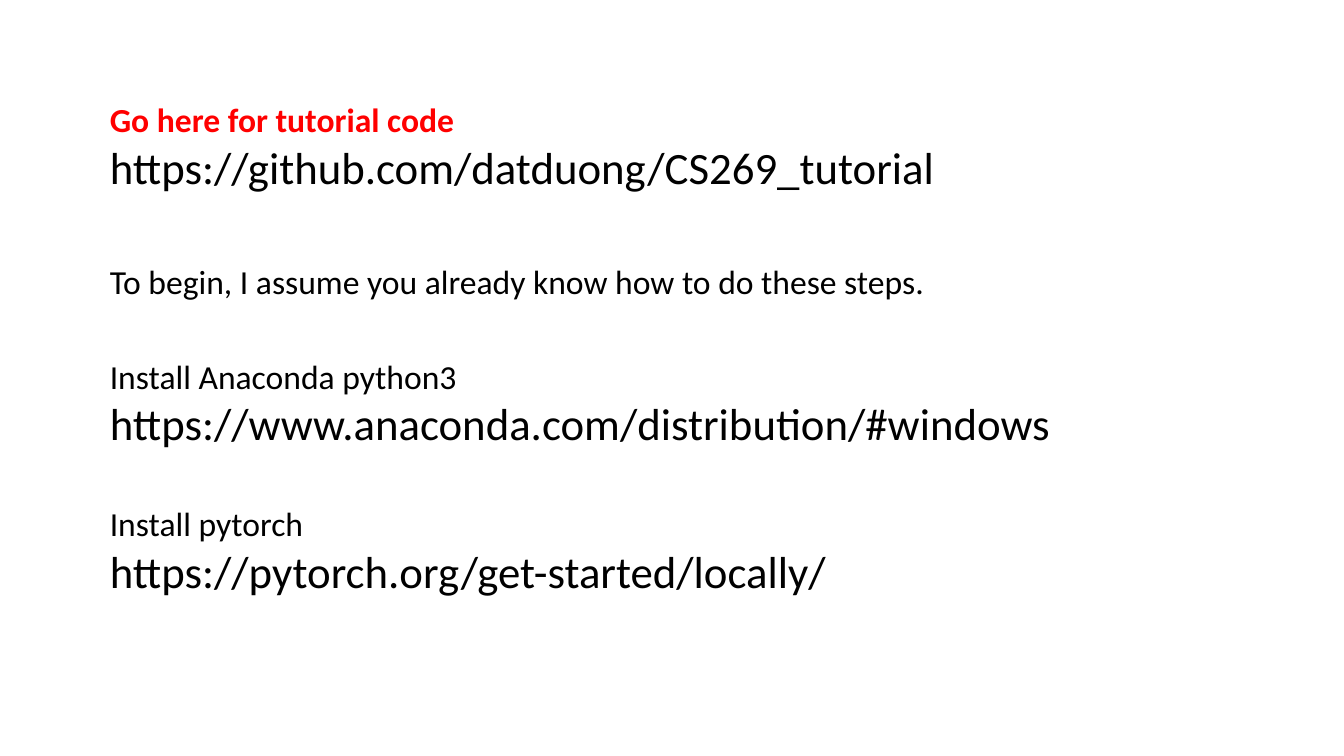
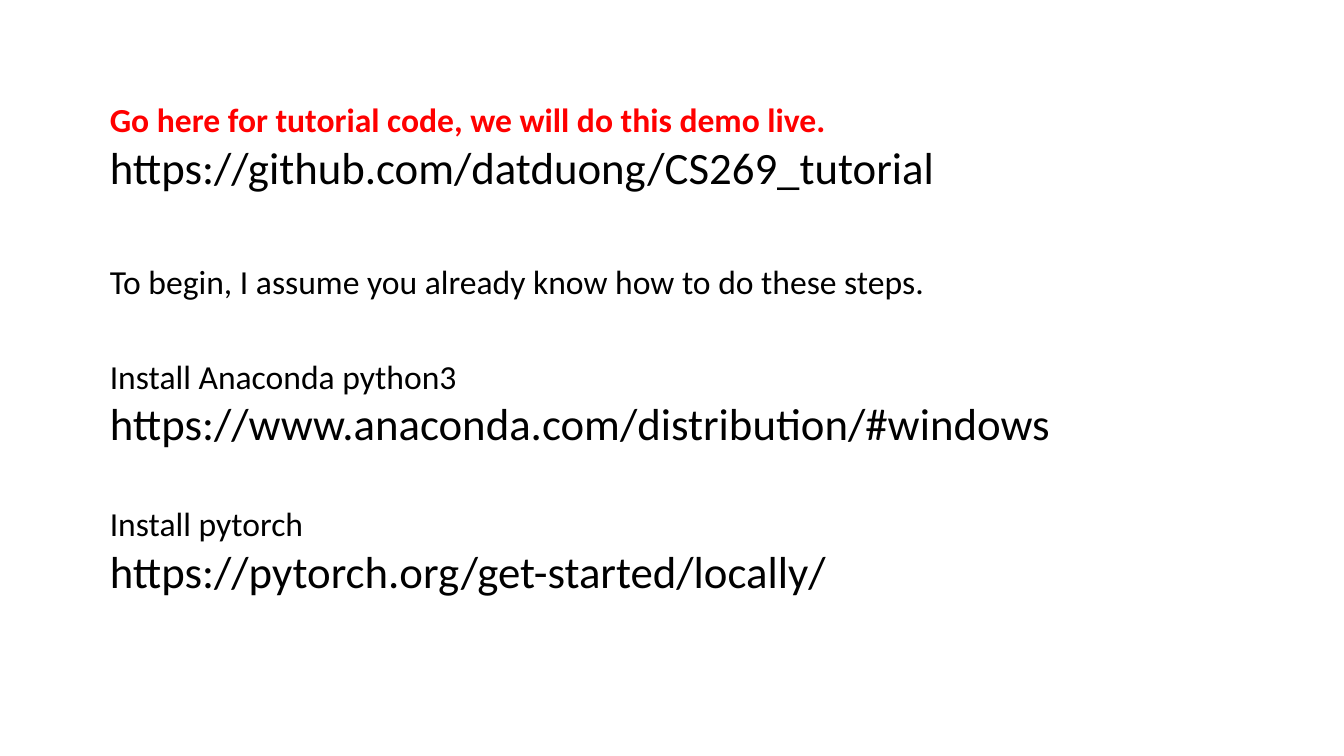
Before and after one commit to datduong/CS269_tutorial, a slide deck: slide 7 of CS269PresentationOwnOptimFunction.pptx. Drawn at 1344x756 pixels with LibreOffice and Linux fonts; fonts in the diff are those of the drawing. Boxes give left, top, right and bottom in pixels: in the first picture for what was removed or moved away, otherwise in the second. Text is boxed around its words. In the diff, an @@ line names an element or a change of style, - is before the commit and + after.

```diff
--- a/CS269PresentationOwnOptimFunction.pptx
+++ b/CS269PresentationOwnOptimFunction.pptx
@@ text at [110,108,825,137]: text changed @@
-Go here for tutorial code
+Go here for tutorial code, we will do this demo live.
```
Also in this commit, not shown: 6 other slides changed, 3 slides added.
